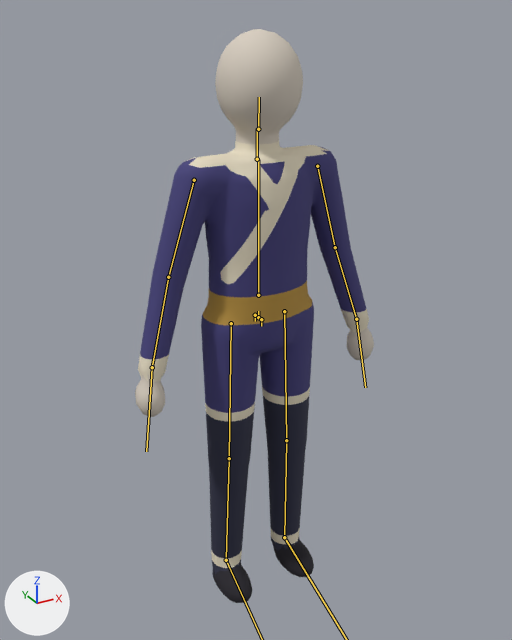
An edit to the glTF model public/between/m/dusk/average-dusk.glb, drawn before and after from the same camera.
The view is the same before and after, from a 50 mm lens placed at (-0.93, -1.675, 1.791), pointed at (-0.018, -0.017, 0.963). The axes (+X, +Y, +Z) are drawn at lower left. The lights are the same throughout. The first picture is the older version. The bones that bend it are drawn over the model as lines.

The first picture shows 'Figure'.
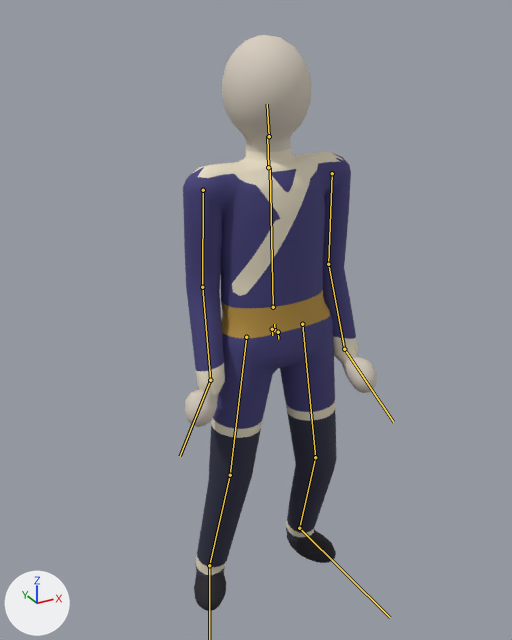
Commit message: Between: a real standing idle for every figure (lt-idle-default)

The newer file adds an action. The first version stands in its rest pose; the second is drawn at frame 34 of the action 'Idle'.

Pixel boxes (x1, y1, x2, y2) of what changed, in the pictures (512 x 640 px):
```json
{"object": "Figure", "change": "posed", "before": [135, 29, 374, 603], "after": [183, 35, 377, 611], "on screen": "19% narrower"}
{"bone": "hips", "before": "(258, 317) to (258, 311)", "after": "(275, 330) to (274, 324)"}
{"bone": "hipL", "before": "(284, 311) to (286, 440)", "after": "(302, 324) to (315, 457)"}
{"bone": "kneeL", "before": "(286, 440) to (284, 537)", "after": "(315, 457) to (299, 528)"}
{"bone": "hipR", "before": "(231, 323) to (229, 458)", "after": "(246, 337) to (230, 475)"}
{"bone": "kneeR", "before": "(229, 458) to (226, 560)", "after": "(230, 475) to (209, 565)"}
{"bone": "spine", "before": "(258, 295) to (258, 159)", "after": "(273, 307) to (270, 168)"}
{"bone": "head", "before": "(258, 129) to (259, 97)", "after": "(269, 136) to (267, 104)"}
{"bone": "shoulderL", "before": "(317, 166) to (335, 247)", "after": "(332, 173) to (328, 264)"}
{"bone": "elbowL", "before": "(335, 247) to (356, 319)", "after": "(328, 264) to (344, 349)"}
{"bone": "wristL", "before": "(356, 319) to (365, 387)", "after": "(344, 349) to (393, 422)"}
{"bone": "shoulderR", "before": "(194, 180) to (168, 277)", "after": "(203, 190) to (202, 287)"}
{"bone": "elbowR", "before": "(168, 277) to (152, 367)", "after": "(202, 287) to (210, 380)"}
{"bone": "wristR", "before": "(152, 367) to (146, 451)", "after": "(210, 380) to (180, 456)"}
```

The change, as JSON lines over the scene's bpy script:
```json
{"block": "bone_hips", "where": "bone_hips = bpy.data.objects['Rig'].pose.bones['hips']"}
{"op": "set", "path": "bone_hips.location", "old": "(0.0, 0.0, 0.0)", "new": "(0.006, -0.01, 0.085)"}
{"op": "set", "path": "bone_hips.rotation_quaternion", "old": "(1.0, 0.0, 0.0, 0.0)", "new": "(0.997, -0.072, -0.031, 0.014)", "note": "degrees (0, 0, 0) -> degrees (-8, -3, 2)"}
{"block": "bone_hipl", "where": "bone_hipl = bpy.data.objects['Rig'].pose.bones['hipL']  # child of 'hips'"}
{"op": "set", "path": "bone_hipl.rotation_quaternion", "old": "(1.0, 0.0, 0.0, 0.0)", "new": "(0.999, 0.04, -0.027, -0.015)", "note": "degrees (0, 0, 0) -> degrees (5, -3, -2)"}
{"block": "bone_kneel", "where": "bone_kneel = bpy.data.objects['Rig'].pose.bones['kneeL']  # child of 'hipL'"}
{"op": "set", "path": "bone_kneel.rotation_quaternion", "old": "(1.0, 0.0, 0.0, 0.0)", "new": "(0.984, 0.179, 0.002, 0.001)", "note": "degrees (0, 0, 0) -> degrees (21, 0, 0)"}
{"block": "bone_anklel", "where": "bone_anklel = bpy.data.objects['Rig'].pose.bones['ankleL']  # child of 'kneeL'"}
{"op": "set", "path": "bone_anklel.rotation_quaternion", "old": "(1.0, 0.0, 0.0, 0.0)", "new": "(0.969, -0.121, -0.177, -0.123)", "note": "degrees (0, 0, 0) -> degrees (-12, -22, -12)"}
{"block": "bone_hipr", "where": "bone_hipr = bpy.data.objects['Rig'].pose.bones['hipR']  # child of 'hips'"}
{"op": "set", "path": "bone_hipr.rotation_quaternion", "old": "(1.0, 0.0, 0.0, 0.0)", "new": "(0.995, 0.084, 0.007, 0.055)", "note": "degrees (0, 0, 0) -> degrees (10, 0, 6)"}
{"block": "bone_kneer", "where": "bone_kneer = bpy.data.objects['Rig'].pose.bones['kneeR']  # child of 'hipR'"}
{"op": "set", "path": "bone_kneer.rotation_quaternion", "old": "(1.0, 0.0, 0.0, 0.0)", "new": "(0.998, 0.068, -0.003, 0.002)", "note": "degrees (0, 0, 0) -> degrees (8, 0, 0)"}
{"block": "bone_ankler", "where": "bone_ankler = bpy.data.objects['Rig'].pose.bones['ankleR']  # child of 'kneeR'"}
{"op": "set", "path": "bone_ankler.rotation_quaternion", "old": "(1.0, 0.0, 0.0, 0.0)", "new": "(0.967, -0.088, 0.188, 0.146)", "note": "degrees (0, 0, 0) -> degrees (-7, 23, 16)"}
{"block": "bone_spine", "where": "bone_spine = bpy.data.objects['Rig'].pose.bones['spine']  # child of 'hips'"}
{"op": "set", "path": "bone_spine.rotation_quaternion", "old": "(1.0, 0.0, 0.0, 0.0)", "new": "(0.998, 0.055, 0.007, -0.008)", "note": "degrees (0, 0, 0) -> degrees (6, 1, -1)"}
{"block": "bone_head", "where": "bone_head = bpy.data.objects['Rig'].pose.bones['head']  # child of 'neck'"}
{"op": "set", "path": "bone_head.rotation_quaternion", "old": "(1.0, 0.0, 0.0, 0.0)", "new": "(1.0, -0.02, 0.0, 0.005)", "note": "degrees (0, 0, 0) -> degrees (-2, 0, 1)"}
{"block": "bone_shoulderl", "where": "bone_shoulderl = bpy.data.objects['Rig'].pose.bones['shoulderL']  # child of 'spine'"}
{"op": "set", "path": "bone_shoulderl.rotation_quaternion", "old": "(1.0, 0.0, 0.0, 0.0)", "new": "(0.954, -0.062, 0.264, 0.131)", "note": "degrees (0, 0, 0) -> degrees (-3, 31, 15)"}
{"block": "bone_elbowl", "where": "bone_elbowl = bpy.data.objects['Rig'].pose.bones['elbowL']  # child of 'shoulderL'"}
{"op": "set", "path": "bone_elbowl.rotation_quaternion", "old": "(1.0, 0.0, 0.0, 0.0)", "new": "(0.988, -0.069, -0.048, -0.129)", "note": "degrees (0, 0, 0) -> degrees (-7, -6, -14)"}
{"block": "bone_wristl", "where": "bone_wristl = bpy.data.objects['Rig'].pose.bones['wristL']  # child of 'elbowL'"}
{"op": "set", "path": "bone_wristl.rotation_quaternion", "old": "(1.0, 0.0, 0.0, 0.0)", "new": "(0.957, -0.093, -0.029, -0.273)", "note": "degrees (0, 0, 0) -> degrees (-9, -6, -31)"}
{"block": "bone_shoulderr", "where": "bone_shoulderr = bpy.data.objects['Rig'].pose.bones['shoulderR']  # child of 'spine'"}
{"op": "set", "path": "bone_shoulderr.rotation_quaternion", "old": "(1.0, 0.0, 0.0, 0.0)", "new": "(0.971, -0.039, -0.192, -0.135)", "note": "degrees (0, 0, 0) -> degrees (-1, -23, -15)"}
{"block": "bone_elbowr", "where": "bone_elbowr = bpy.data.objects['Rig'].pose.bones['elbowR']  # child of 'shoulderR'"}
{"op": "set", "path": "bone_elbowr.rotation_quaternion", "old": "(1.0, 0.0, 0.0, 0.0)", "new": "(0.985, -0.085, 0.047, 0.144)", "note": "degrees (0, 0, 0) -> degrees (-9, 7, 16)"}
{"block": "bone_wristr", "where": "bone_wristr = bpy.data.objects['Rig'].pose.bones['wristR']  # child of 'elbowR'"}
{"op": "set", "path": "bone_wristr.rotation_quaternion", "old": "(1.0, 0.0, 0.0, 0.0)", "new": "(0.957, 0.262, 0.054, 0.115)", "note": "degrees (0, 0, 0) -> degrees (31, 2, 14)"}
```
